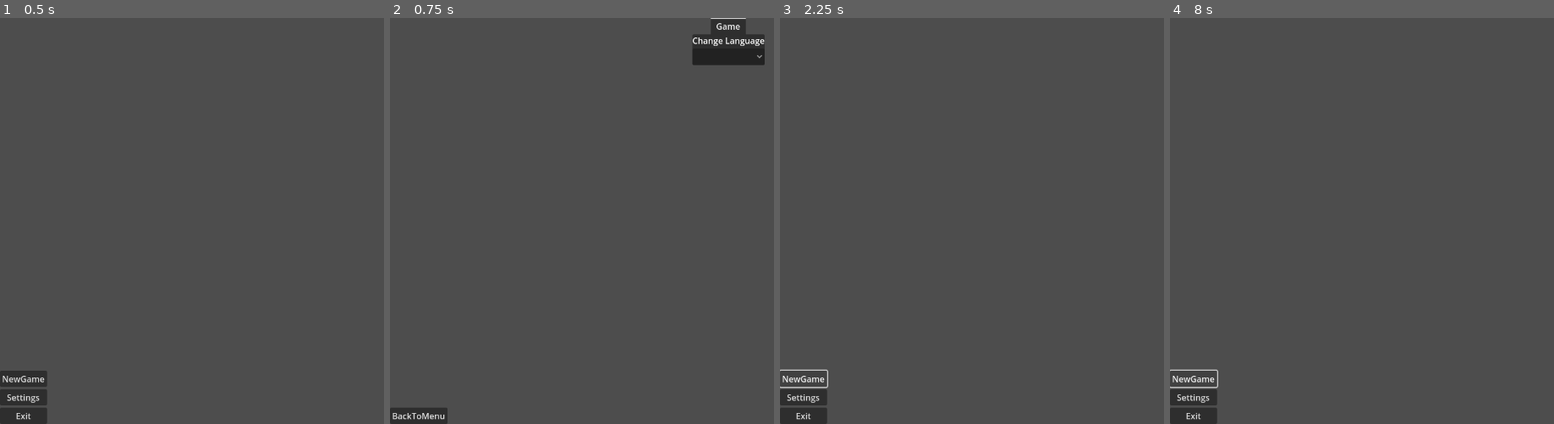
Above: before the commit, frames 1-4 (left to right).
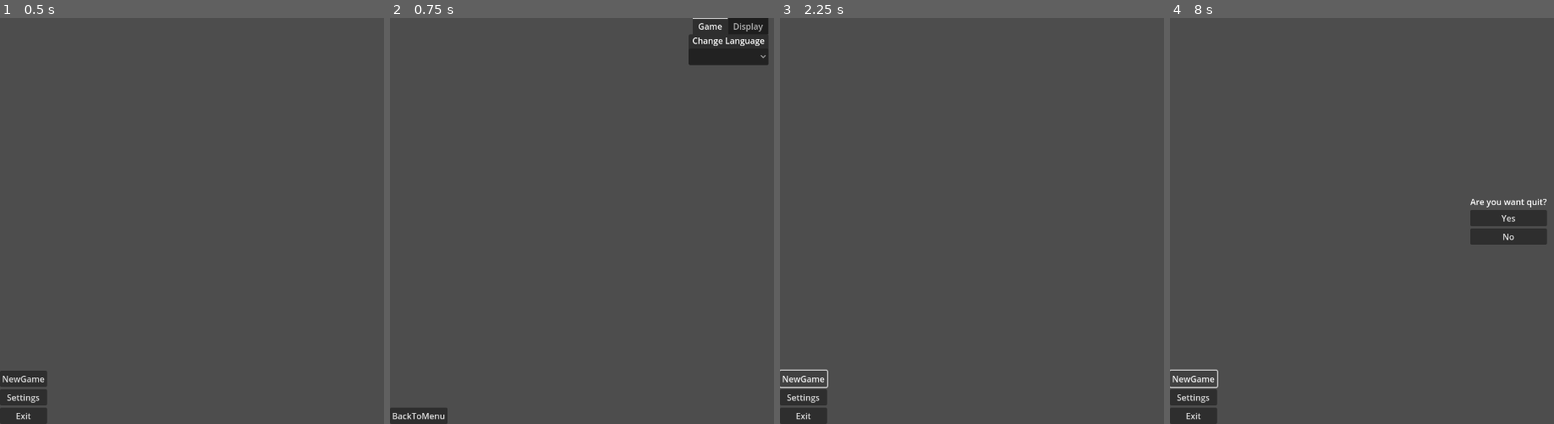
Above: after the commit, the same moments.

Repository: johmaru/BangDreamer
Game: Godot game, scene res://MainMenu.tscn
The game is run twice, just before and just after one commit, with the same random seed, the same clock (stepped at 60 frames per second) and the same inputs.
Inputs:
- Up to frame 1 (0.5 s): no input
- Up to frame 2 (0.75 s): click "Settings" at 0.5 s
- Up to frame 3 (2.25 s): click "BackToMenu" at 1.25 s; click "NewGame" at 2 s
- Up to frame 4 (8 s): click "NewGame" at 2.75 s; click "NewGame" at 3.5 s; tap Enter at 4.25, 5.75, 7.25 s; tap Space at 5, 6.5 s; tap Escape at 7.9 s

Frame 1 is identical in both runs. In frame 2, 0.6% of the frame differs, in the area x 77-99%, y 0-12%; in frame 3, nothing differs; in frame 4, 1.7%, in the area x 78-99%, y 44-56%.

Commit message:
ディスプレイ設定追加 + Escapeキーでゲームを終了出来るように + 翻訳追加

Diff:
--- a/Lang/LangTrans.csv
+++ b/Lang/LangTrans.csv
@@ -7,3 +7,8 @@
 LangLabel,"Change Language",言語を変更する
 LangButtonEN,English,英語
 LangButtonJP,Japanese,日本語
+ResButton,"Change Resolution",解像度を変更する
+FullScreenButton,"FullScreenMode",フルスクリーン
+QuitLabel,"Are you want quit?",ゲームを終了しますか？
+QuitYesButton,"Yes",はい
+QuitNoButton,"No",いいえ
--- a/MainMenu.gd
+++ b/MainMenu.gd
@@ -15,3 +15,16 @@
 
 func _on_settings_pressed():
 	get_tree().change_scene_to_file("res://MainMenuControlScene/SettingsMenu.tscn")
+
+func _input(event):
+	if event is InputEventKey and event.pressed:
+		if event.keycode == KEY_ESCAPE:
+			$QuitMenu.visible = true
+
+
+func _on_quit_yes_button_pressed():
+	get_tree().quit()
+
+
+func _on_quit_no_button_pressed():
+	$QuitMenu.visible = false
--- a/MainMenu.tscn
+++ b/MainMenu.tscn
@@ -10,6 +10,33 @@
 grow_horizontal = 2
 grow_vertical = 2
 script = ExtResource("1_epqf1")
+
+[node name="QuitMenu" type="VBoxContainer" parent="."]
+visible = false
+layout_mode = 1
+anchors_preset = 8
+anchor_left = 0.5
+anchor_top = 0.5
+anchor_right = 0.5
+anchor_bottom = 0.5
+offset_left = -61.0
+offset_top = -48.0
+offset_right = 61.0
+offset_bottom = 48.0
+grow_horizontal = 2
+grow_vertical = 2
+
+[node name="QuitLabel" type="Label" parent="QuitMenu"]
+layout_mode = 2
+text = "QuitLabel"
+
+[node name="QuitYesButton" type="Button" parent="QuitMenu"]
+layout_mode = 2
+text = "QuitYesButton"
+
+[node name="QuitNoButton" type="Button" parent="QuitMenu"]
+layout_mode = 2
+text = "QuitNoButton"
 
 [node name="MarginContainer" type="MarginContainer" parent="."]
 layout_mode = 1
@@ -35,5 +62,7 @@
 layout_mode = 2
 text = "EXIT"
 
+[connection signal="pressed" from="QuitMenu/QuitYesButton" to="." method="_on_quit_yes_button_pressed"]
+[connection signal="pressed" from="QuitMenu/QuitNoButton" to="." method="_on_quit_no_button_pressed"]
 [connection signal="pressed" from="MarginContainer/VBoxContainer/Settings" to="." method="_on_settings_pressed"]
 [connection signal="pressed" from="MarginContainer/VBoxContainer/Exit" to="." method="_on_exit_pressed"]
--- a/MainMenuControlScene/SettingsMenu.gd
+++ b/MainMenuControlScene/SettingsMenu.gd
@@ -3,10 +3,10 @@
 
 # Called when the node enters the scene tree for the first time.
 func _ready():
-	pass
+	set_process(true)
 
 # Called every frame. 'delta' is the elapsed time since the previous frame.
-func _process(delta):
+func _process(_delta):
 	pass
 
 
@@ -22,3 +22,40 @@
 			TranslationServer.set_locale("en-US")
 		1:
 			TranslationServer.set_locale("ja-JP")
+
+
+func _on_option_button_item_selected(index):
+
+	match index:
+
+		0:
+			#Exact Resolution is 1920x1020
+			DisplayServer.window_set_size(Vector2i(1920,1020))
+			DisplayServer.window_set_position(Vector2(DisplayServer.screen_get_position()) + DisplayServer.screen_get_size()*0.5 - DisplayServer.window_get_size()*0.5)
+		1:
+			DisplayServer.window_set_size(Vector2i(1600,900))
+			DisplayServer.window_set_position(Vector2(DisplayServer.screen_get_position()) + DisplayServer.screen_get_size()*0.5 - DisplayServer.window_get_size()*0.5)
+		2:
+			DisplayServer.window_set_size(Vector2i(1280,768))
+			DisplayServer.window_set_position(Vector2(DisplayServer.screen_get_position()) + DisplayServer.screen_get_size()*0.5 - DisplayServer.window_get_size()*0.5)
+
+
+func _on_resized():
+	pass # Replace with function body.
+
+
+func _on_full_screen_button_toggled(button_pressed):
+
+	match button_pressed:
+		true:
+
+			DisplayServer.window_set_mode(DisplayServer.WINDOW_MODE_FULLSCREEN)
+
+		false:
+
+			DisplayServer.window_set_mode(DisplayServer.WINDOW_MODE_WINDOWED)
+
+func _input(event):
+	if event is InputEventKey and event.pressed:
+		if event.keycode == KEY_ESCAPE:
+			get_tree().change_scene_to_file("res://MainMenu.tscn")
--- a/MainMenuControlScene/SettingsMenu.tscn
+++ b/MainMenuControlScene/SettingsMenu.tscn
@@ -24,7 +24,7 @@
 
 [node name="TabContainer" type="TabContainer" parent="TOPMarginContainer/VBoxContainer"]
 layout_mode = 2
-tab_alignment = 1
+clip_tabs = false
 
 [node name="Game" type="VBoxContainer" parent="TOPMarginContainer/VBoxContainer/TabContainer"]
 layout_mode = 2
@@ -43,6 +43,31 @@
 popup/item_1/text = "Japanese"
 popup/item_1/id = 1
 
+[node name="Display" type="VBoxContainer" parent="TOPMarginContainer/VBoxContainer/TabContainer"]
+visible = false
+layout_mode = 2
+
+[node name="ResLabel" type="Label" parent="TOPMarginContainer/VBoxContainer/TabContainer/Display"]
+layout_mode = 2
+text = "ResButton"
+horizontal_alignment = 1
+vertical_alignment = 1
+
+[node name="ResChangeButton" type="OptionButton" parent="TOPMarginContainer/VBoxContainer/TabContainer/Display"]
+layout_mode = 2
+item_count = 3
+popup/item_0/text = "1920x1080"
+popup/item_0/id = 0
+popup/item_1/text = "1600x900"
+popup/item_1/id = 1
+popup/item_2/text = "1280x768"
+popup/item_2/id = 2
+
+[node name="FullScreenButton" type="CheckButton" parent="TOPMarginContainer/VBoxContainer/TabContainer/Display"]
+layout_mode = 2
+text = "FullScreenButton"
+alignment = 1
+
 [node name="BUTTOMMarginContainer" type="MarginContainer" parent="."]
 layout_mode = 1
 anchors_preset = 2
@@ -57,5 +82,8 @@
 layout_mode = 2
 text = "BACK"
 
+[connection signal="resized" from="." to="." method="_on_resized"]
 [connection signal="item_selected" from="TOPMarginContainer/VBoxContainer/TabContainer/Game/LangButton" to="." method="_on_lang_button_item_selected"]
+[connection signal="item_selected" from="TOPMarginContainer/VBoxContainer/TabContainer/Display/ResChangeButton" to="." method="_on_option_button_item_selected"]
+[connection signal="toggled" from="TOPMarginContainer/VBoxContainer/TabContainer/Display/FullScreenButton" to="." method="_on_full_screen_button_toggled"]
 [connection signal="pressed" from="BUTTOMMarginContainer/VBoxContainer/Back" to="." method="_on_button_pressed"]
Binary file changed: Lang/LangTrans.en.translation
Binary file changed: Lang/LangTrans.ja.translation
